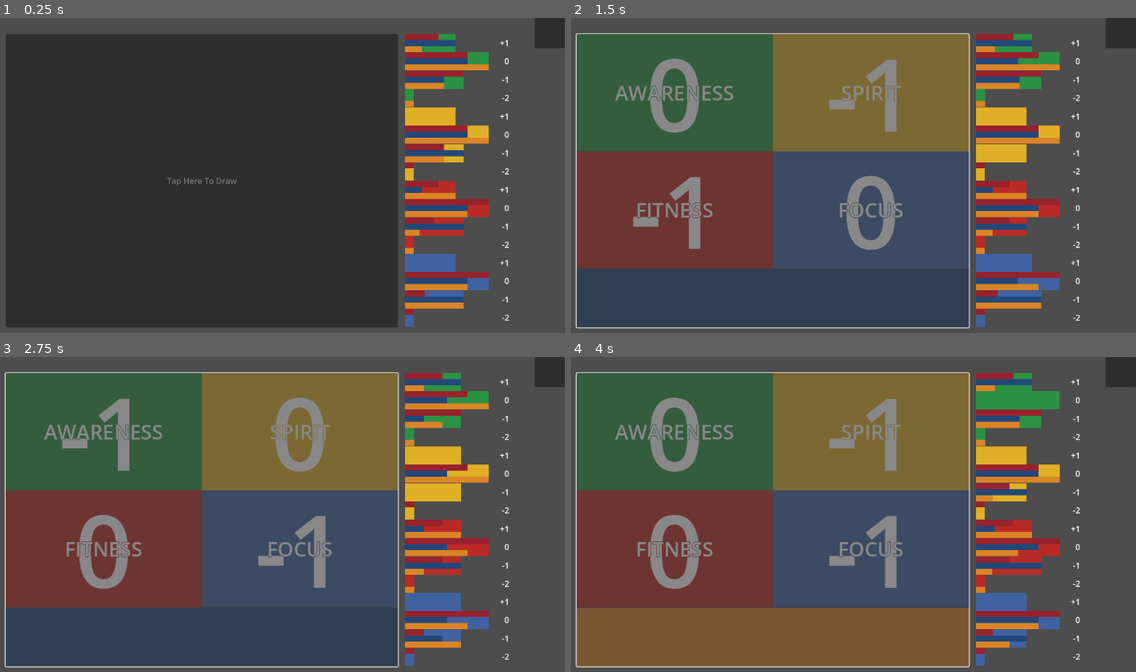
Above: before the commit, frames 1-4 (two rows, left to right).
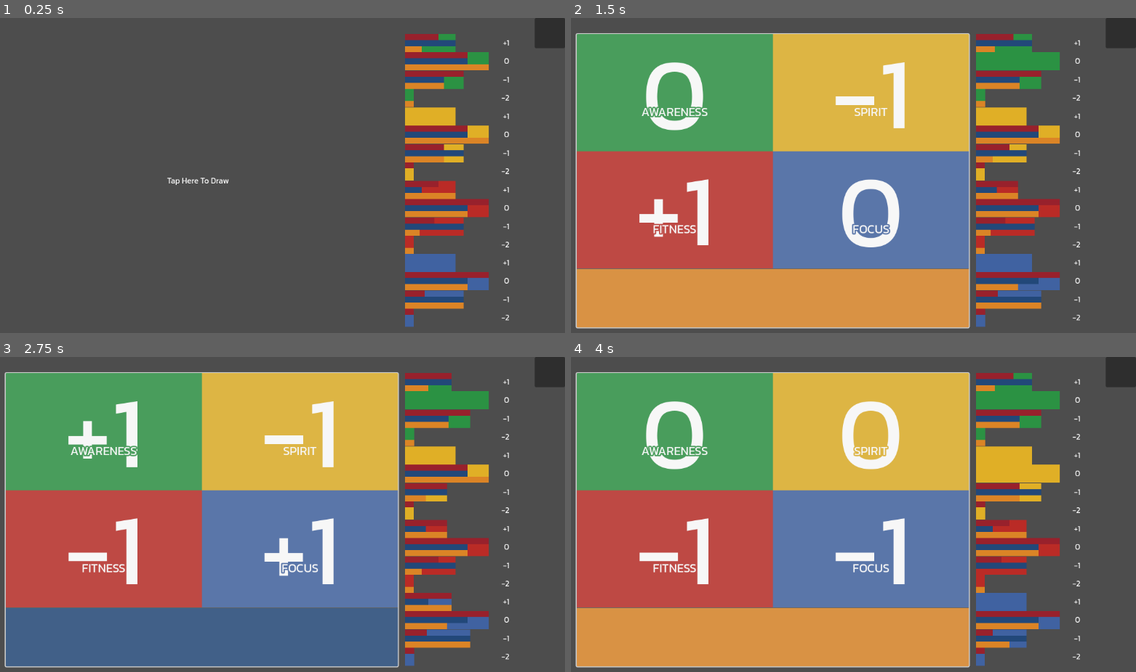
Above: after the commit, the same moments.

Repository: silverhammermba/er-challenge
Game: Godot game, scene res://game.tscn
Same seed, same stepped clock (60 frames per second), same inputs: the game is played once before the commit and once after it.
Inputs (mouse positions are in pixels of both pictures, inside the frame that each line leads up to):
- Up to frame 1 (0.25 s): no input
- Up to frame 2 (1.5 s): click (1119, 33) at 0.5 s; click (774, 181) at 1.25 s
- Up to frame 3 (2.75 s): click (203, 520) at 2 s
- Up to frame 4 (4 s): click (1119, 372) at 2.75 s; click (774, 520) at 3.5 s

The runs differ from the first frame. In frame 1, 65% of the frame differs, in the area x 1-91%, y 5-99%; in frame 2, 66%; in frame 3, 68%; in frame 4, 66%.

Commit message:
change font, more transparent button

Diff:
--- a/game.gd
+++ b/game.gd
@@ -44,11 +44,11 @@
 func reshuffle() -> void:
 	shuffle()
 	# uncomment to always put -2s at the end
-	deck.sort_custom(shuffle_last)
+	#deck.sort_custom(shuffle_last)
 	card.visible = false
 	update_dist()
 
-func shuffle_last(a: Data.Card, b: Data.Card) -> bool:
+func shuffle_last(a: Data.Card, _b: Data.Card) -> bool:
 	return a.need_shuffle()
 
 func draw() -> void:
--- a/game.tscn
+++ b/game.tscn
@@ -1,10 +1,15 @@
-[gd_scene load_steps=4 format=3 uid="uid://bfh16n72apleo"]
+[gd_scene load_steps=6 format=3 uid="uid://bfh16n72apleo"]
 
 [ext_resource type="PackedScene" uid="uid://bgdgth5d10ob2" path="res://quadrant.tscn" id="1_80nbo"]
 [ext_resource type="Script" uid="uid://bxonyhnfxay2b" path="res://game.gd" id="1_e2o6t"]
 [ext_resource type="PackedScene" uid="uid://8rujtyskfdu2" path="res://bars.tscn" id="3_feb5d"]
 
-[node name="Control" type="Control"]
+[sub_resource type="StyleBoxFlat" id="StyleBoxFlat_feb5d"]
+bg_color = Color(0.811765, 0.811765, 0.811765, 0.180392)
+
+[sub_resource type="StyleBoxEmpty" id="StyleBoxEmpty_feb5d"]
+
+[node name="Game" type="Control"]
 layout_mode = 3
 anchors_preset = 15
 anchor_right = 1.0
@@ -119,6 +124,8 @@
 anchor_bottom = 1.0
 grow_horizontal = 2
 grow_vertical = 2
+theme_override_styles/hover = SubResource("StyleBoxFlat_feb5d")
+theme_override_styles/normal = SubResource("StyleBoxEmpty_feb5d")
 
 [node name="Reshuffle" type="Button" parent="."]
 layout_mode = 1
--- a/project.godot
+++ b/project.godot
@@ -23,6 +23,10 @@
 gdscript/warnings/unsafe_cast=1
 gdscript/warnings/unsafe_call_argument=1
 
+[gui]
+
+theme/custom_font="uid://c55y14nuiv4v8"
+
 [rendering]
 
 renderer/rendering_method="mobile"
--- a/quadrant.tscn
+++ b/quadrant.tscn
@@ -34,26 +34,26 @@
 grow_horizontal = 2
 grow_vertical = 2
 theme_override_font_sizes/font_size = 200
-text = "+1"
+text = "-2"
 horizontal_alignment = 1
 vertical_alignment = 1
 
 [node name="Aspect" type="Label" parent="."]
 layout_mode = 1
-anchors_preset = 8
+anchors_preset = -1
 anchor_left = 0.5
 anchor_top = 0.5
 anchor_right = 0.5
 anchor_bottom = 0.5
 offset_left = -20.0
-offset_top = -11.5
+offset_top = 65.0
 offset_right = 20.0
 offset_bottom = 11.5
 grow_horizontal = 2
 grow_vertical = 2
 theme_override_colors/font_outline_color = Color(1, 0, 0, 1)
-theme_override_constants/outline_size = 4
-theme_override_font_sizes/font_size = 40
+theme_override_constants/outline_size = 10
+theme_override_font_sizes/font_size = 24
 text = "FITNESS"
 horizontal_alignment = 1
 vertical_alignment = 1
Binary file added: Kanit-Regular.ttf
Not shown, added: Kanit-Regular.ttf.import
